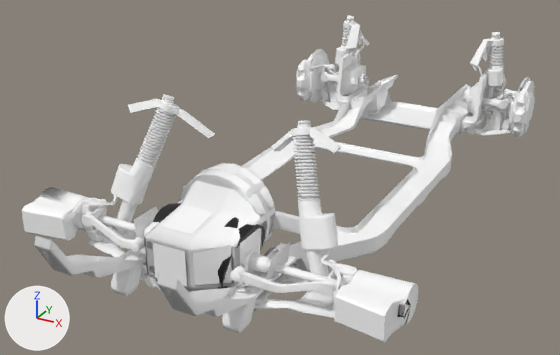
What one commit did to the glTF model source/raw/base/vehicles/docworks/v_sport3_docworks_arcadia_mkv/entities/meshes/doc_arcadia__ext01_chassis_01.glb.
Camera for both pictures: a camera (50 mm lens) standing at (2.19, -4.84, 2.11) and looking at (-0.21, -0.47, -0.08). The axes (+X, +Y, +Z) are drawn at lower left. The lights are the same throughout. Vertices at the same position are counted once.

The first picture shows 'submesh_00_LOD_1.035', 'submesh_01_LOD_1.031', 'submesh_02_LOD_1.029'.
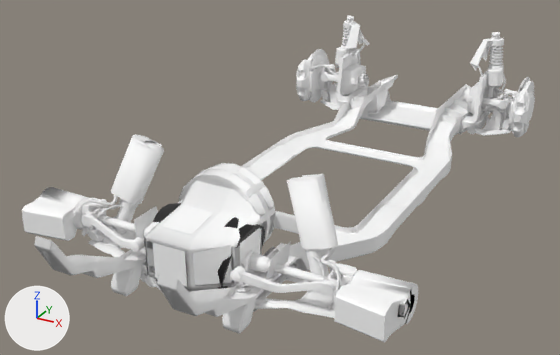
What changed in the scene script:
```text
Change me_submesh_00_lod_1_035:
    used by ob_submesh_00_lod_1_035; location = (0.0, 0.0, 0.0)
    remove me_submesh_00_lod_1_035.from_pydata(...)  # 6161 vertices, 10789 faces; spans x -1.2..1.19, y -2.54..2.14, z -0.26..0.39
    add me_submesh_00_lod_1_035.from_pydata(...)  # 6904 vertices, 12147 faces; spans x -1.2..1.19, y -2.54..2.14, z -0.26..0.39
    me_submesh_00_lod_1_035 part 1: 6 vertices removed from x -0.91, y -1.76..-1.61, z 0.08..0.11; 363 vertices added at x -1.08..-0.57, y -1.79..-1.55, z -0.12..0.19
    me_submesh_00_lod_1_035 part 2: 5 vertices removed from x 0.9, y -1.76..-1.61, z 0.08..0.11; 363 vertices added at x 0.57..1.08, y -1.78..-1.55, z -0.13..0.19
Change me_submesh_01_lod_1_031:
    used by ob_submesh_01_lod_1_031; location = (0.0, 0.0, 0.0)
    remove me_submesh_01_lod_1_031.from_pydata(...)  # 2842 vertices, 2364 faces; spans x -1.07..1.07, y -1.97..1.94, z -0.26..0.72
    add me_submesh_01_lod_1_031.from_pydata(...)  # 3356 vertices, 2718 faces; spans x -1.08..1.08, y -1.97..1.94, z -0.26..0.6
    me_submesh_01_lod_1_031 part 3: 9 loose pieces with 114 vertices, spanning x -0.68..0.7, y -1.62..-1.28, z 0.26..0.72, are deleted
    me_submesh_01_lod_1_031 part 4: 63 vertices moved from x -0.7..0.7, y -1.62..-1.28, z 0.25..0.69 to x -0.62..0.61, y -1.58..-1.45, z 0.44..0.52; 119 vertices removed from x -0.64..0.7, y -1.61..-1.29, z 0.25..0.72; 747 vertices added at x -1.08..1.08, y -1.7..-1.45, z -0.02..0.52
Change me_submesh_02_lod_1_029:
    used by ob_submesh_02_lod_1_029; location = (0.0, 0.0, 0.0)
    remove me_submesh_02_lod_1_029.from_pydata(...)  # 3518 vertices, 6784 faces; spans x -0.77..0.77, y -1.65..1.84, z 0.08..0.75
    add me_submesh_02_lod_1_029.from_pydata(...)  # 1238 vertices, 2314 faces; spans x -0.77..0.77, y -1.65..1.84, z 0.08..0.6
    me_submesh_02_lod_1_029 part 5: 10 loose pieces with 1638 vertices, spanning x -0.69..0.69, y -1.57..-1.28, z 0.33..0.75, are deleted
    me_submesh_02_lod_1_029 part 6: 7 vertices moved from x -0.69..-0.53, y -1.61..-1.49, z 0.29..0.49 to x -0.6..-0.53, y -1.57..-1.45, z 0.48..0.52; 332 vertices removed from x -0.7..-0.42, y -1.61..-1.39, z 0.26..0.58; 11 vertices added at x -0.61..-0.46, y -1.57..-1.45, z 0.45..0.51
    me_submesh_02_lod_1_029 part 7: 7 vertices moved from x 0.53..0.69, y -1.61..-1.49, z 0.29..0.49 to x 0.53..0.6, y -1.57..-1.45, z 0.48..0.52; 332 vertices removed from x 0.42..0.7, y -1.61..-1.39, z 0.26..0.58; 11 vertices added at x 0.46..0.61, y -1.57..-1.45, z 0.45..0.51
```

Changed parts and their boxes [x1, y1, x2, y2] in the pictures (560 x 355 px):
'submesh_02_LOD_1.029', reshaped: before [121, 19, 504, 251]; after [124, 19, 504, 251]
part 1 of me_submesh_00_lod_1_035, built on: before [40, 187, 85, 212]; after [82, 198, 138, 236]
part 2 of me_submesh_00_lod_1_035, built on: before [343, 270, 415, 298]; after [312, 246, 343, 281]
part 3 of me_submesh_01_lod_1_031, deleted: before [129, 99, 340, 220]
part 4 of me_submesh_01_lod_1_031, built on: before [111, 100, 338, 249]; after [111, 134, 338, 249]
part 5 of me_submesh_02_lod_1_029, deleted: before [128, 94, 341, 201]
part 6 of me_submesh_02_lod_1_029, cut back: before [121, 124, 168, 198]; after [136, 136, 162, 149]
part 7 of me_submesh_02_lod_1_029, cut back: before [294, 157, 331, 220]; after [291, 174, 332, 215]
